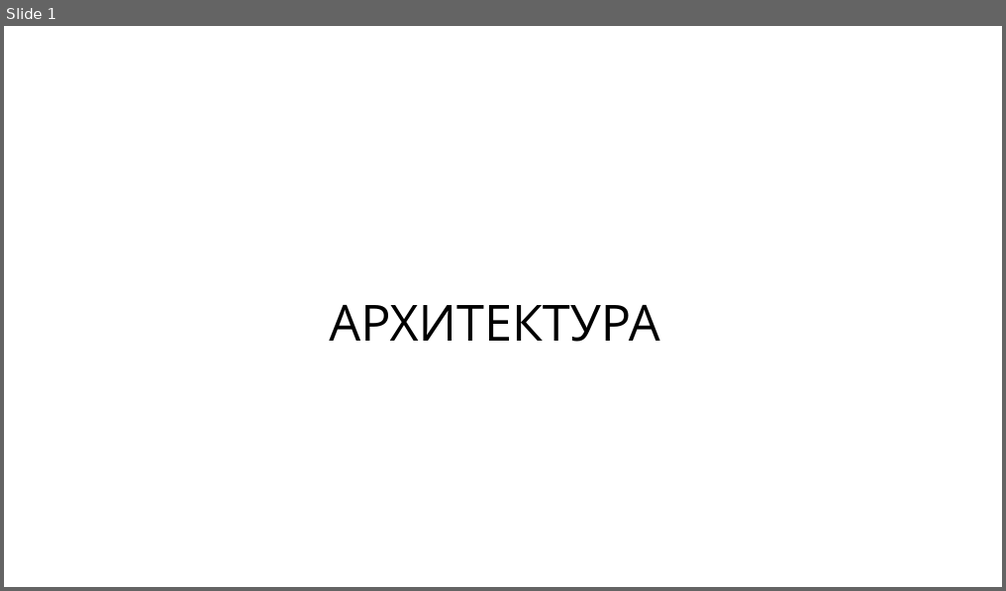
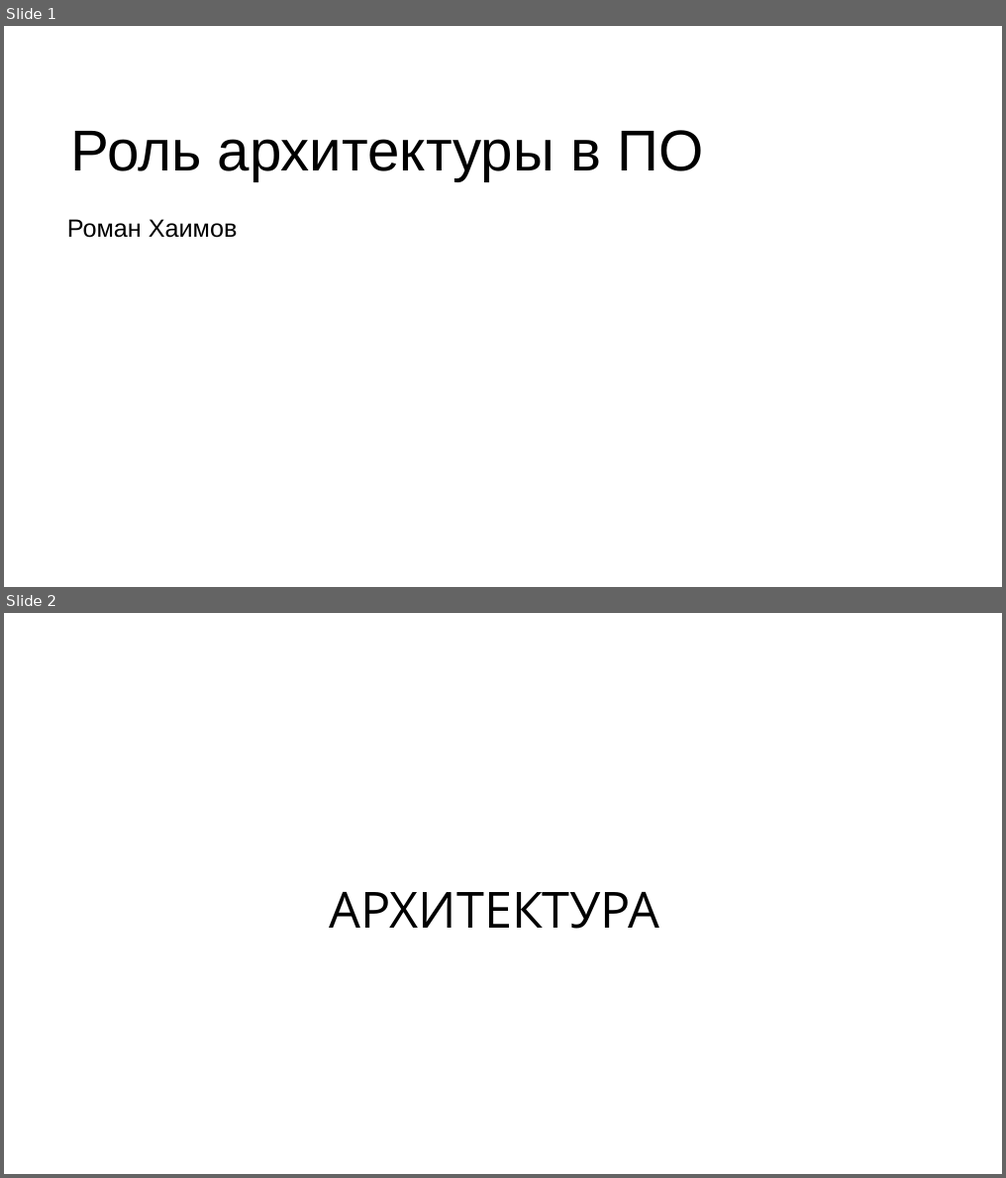
Before and after one commit to rkhaimov/brain-gym, a slide deck: Презентация.pptx. Shown one above the other, each under a label of ours: slide 1 before the commit, slides 1 and 2 after it. The pictures are 1006x591 and 1006x1178 pixels, drawn with LibreOffice and Linux fonts; fonts in the diff are those of the drawing; background and template pictures are left out. Boxes give left, top, right and bottom in pixels: in the first picture for what was removed or moved away, otherwise in the second. Text is boxed around its words. In the diff, an @@ line names an element or a change of style, - is before the commit and + after.

```diff
--- a/Презентация.pptx
+++ b/Презентация.pptx
@@ slide 1 added at (x1=4, y1=26, x2=1002, y2=587), background picture (left out) @@
@@ text added at (x1=71, y1=130, x2=703, y2=181), 55.5 pt, text #000000 @@
+Роль архитектуры в ПО
@@ text added at (x1=67, y1=219, x2=238, y2=238), 24 pt, text #000000 @@
+Роман Хаимов
@@ what was slide 1 is now slide 2 @@
```
Also in this commit, not shown: 1 other slide added, 6 slides removed.
